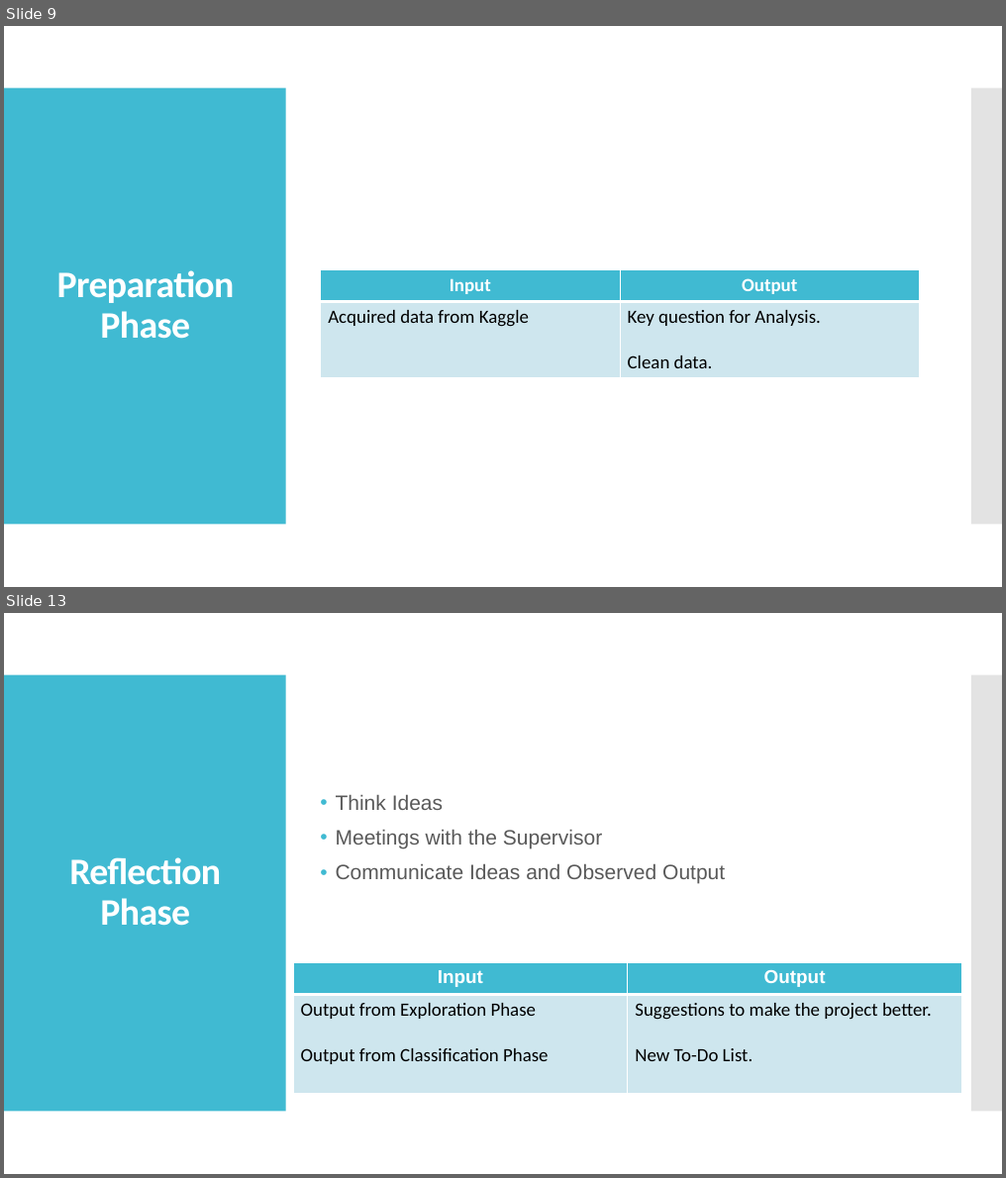
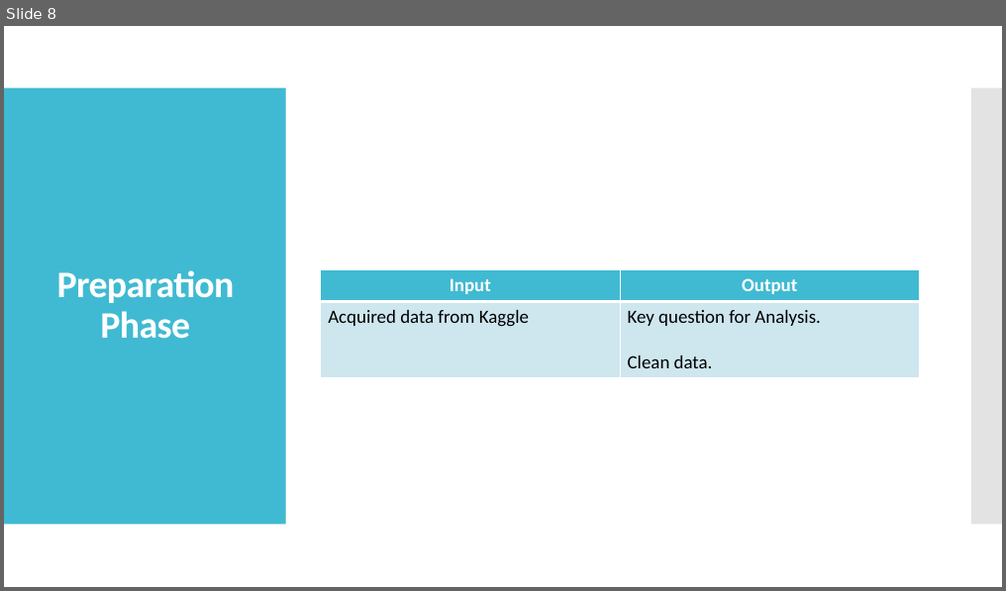
Before and after one commit to HarshitaJain0905/SMS_Spam_701, a slide deck: IFN701 PPT Week12.pptx. Shown one above the other, each under a label of ours: slides 9 and 13 before the commit, slide 8 after it; the slides between them are not shown. The pictures are 1006x1178 and 1006x591 pixels, drawn with LibreOffice and Linux fonts; fonts in the diff are those of the drawing. Boxes give left, top, right and bottom in pixels: in the first picture for what was removed or moved away, otherwise in the second. Text is boxed around its words. In the diff, an @@ line names an element or a change of style, - is before the commit and + after.

```diff
--- a/IFN701 PPT Week12.pptx
+++ b/IFN701 PPT Week12.pptx
@@ slide 13 removed at [4,613,1002,1174], background #FFFFFF; not listed: 2 template elements that a slide beside it also shows @@
@@ text removed at [336,795,725,884] @@
-• Think Ideas
-• Meetings with the Supervisor
-• Communicate Ideas and Observed Output
@@ title removed at [69,858,221,926] @@
-Reflection
-Phase
@@ table removed at [293,963,962,1093], 2 rows, 2 columns @@
-Input | Output
-Output from Exploration Phase / Output from Classification Phase | Suggestions to make the project better. / New To-Do List.
@@ what was slide 9 is now slide 8 @@
```
Also in this commit, not shown: 15 slides changed, 2 slides added, 3 other slides removed.
